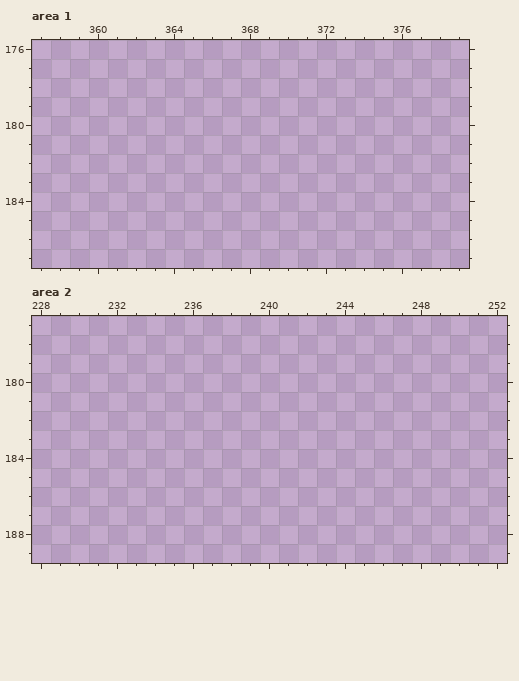
Edited in one commit: pixel-art file (Aseprite/Tiles/FloorTileset.aseprite). The picture above is the old version.
500x500 pixels, 1 frame. Colours within 5 levels of each other are drawn and written as one. Shown: area 1: x 357..379, y 176..187; area 2: x 228..252, y 177..189. The commit also changed other parts of the picture, which this record leaves out.
Once edited:
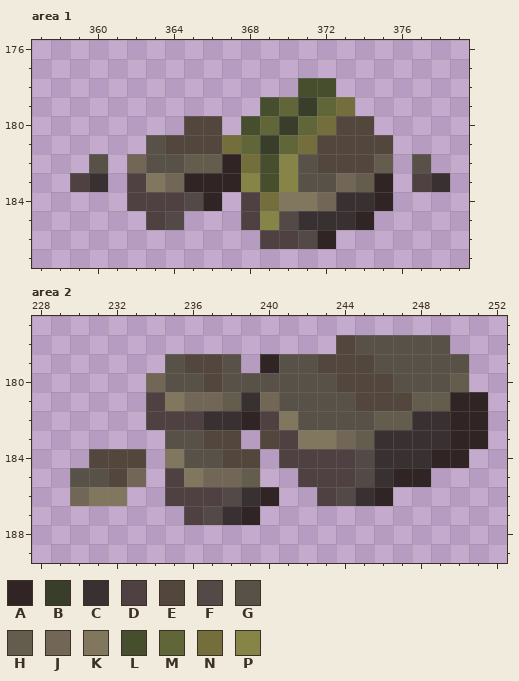
Palette (. is transparent): A #302424  B #393e2a  C #393131  D #4f4141  E #53473d  F #534946  G #585147  H #645c4d  J #726757  K #80775e  L #474e2e  M #606637  N #746e3d  P #868446
Change:
--- area 1, layer "roña"
@@ x 357..379 @@
 177 .......................
-178 .......................
-179 .......................
-180 .......................
-181 .......................
-182 .......................
-183 .......................
-184 .......................
-185 .......................
-186 .......................
+178 ..............LL.......
+179 ............LMBMN......
+180 ........EE.LMBMNEE.....
+181 ......GEEENMBMNEEEE....
+182 ...G.JGGHHANLPGEEEH.G..
+183 ..DC.DKJAAAPLPGGJHA.DC.
+184 .....DDDFA.DNKKJCCA....
+185 ......DF...DPFCCCA.....
+186 ............DDFA.......
 187 .......................
--- area 2, layer "roña"
@@ x 228..252 @@
 177 .........................
-178 .........................
-179 .........................
-180 .........................
-181 .........................
-182 .........................
-183 .........................
-184 .........................
-185 .........................
-186 .........................
-187 .........................
+178 ................EGGGGG...
+179 .......GEEG.AGGEEEGGGGG..
+180 ......JGGEGGGGGGEEEGGGH..
+181 ......DKJJHCJGGGGEEEHHAA.
+182 ......DDDCCADKGGGGHHCCAA.
+183 .......GGEE.EDKKJHCCCCAA.
+184 ...EEE.KGGEE.DDDDFCCCAA..
+185 ..GGEJ.DKJJH..DDDFCAA....
+186 ..JKK..DDDFCA..DFCA......
+187 ........DFCA.............
 188 .........................
